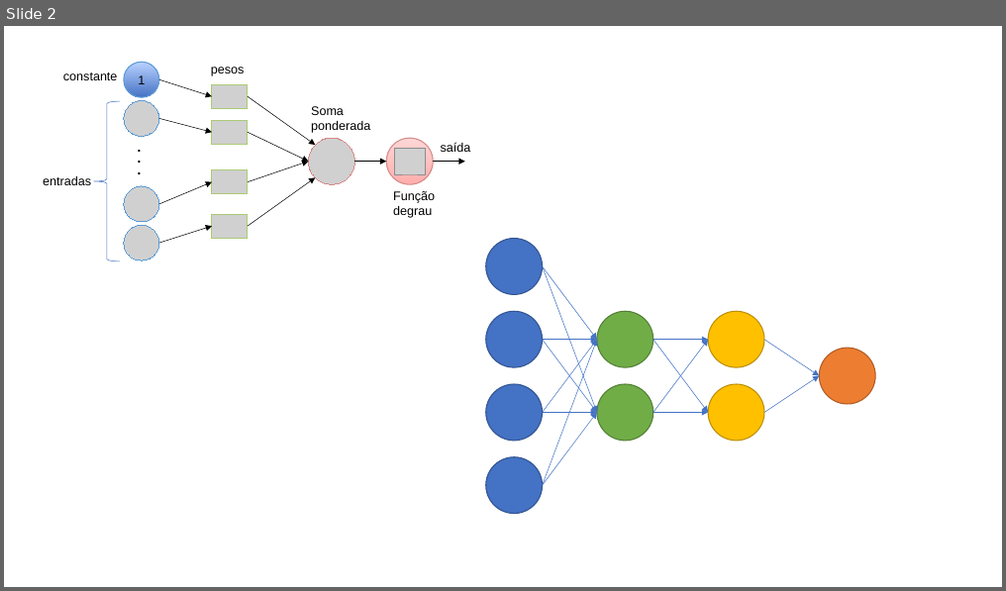
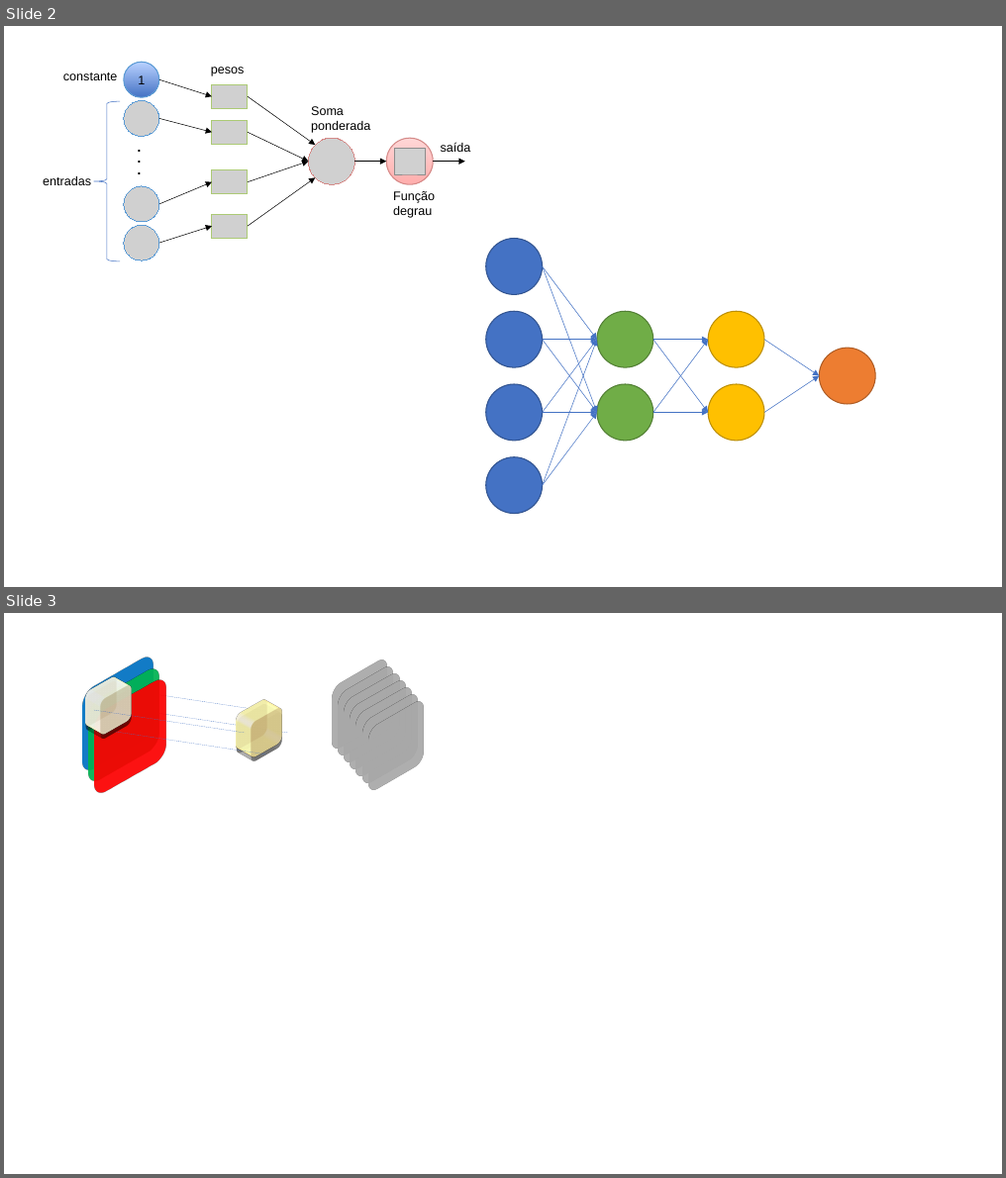
Before and after one commit to fccarvalho2/Deep-Learning, a slide deck: Figuras/Figuras.pptx. Shown one above the other, each under a label of ours: slide 2 before the commit, slides 2 and 3 after it. The pictures are 1006x591 and 1006x1178 pixels, drawn with LibreOffice and Linux fonts; fonts in the diff are those of the drawing; grey boxes stand for pictures. Boxes give left, top, right and bottom in pixels: in the first picture for what was removed or moved away, otherwise in the second. Text is boxed around its words. In the diff, an @@ line names an element or a change of style, - is before the commit and + after.

```diff
--- a/Figuras/Figuras.pptx
+++ b/Figuras/Figuras.pptx
@@ slide 3 added at (4,613,1002,1174), background #FFFFFF @@
@@ rounded rectangle added at (67,663,167,763), fill #0070C0 at 50% opacity, outline #325491 1 pt @@
@@ rounded rectangle added at (74,675,174,774), fill #00B050 at 50% opacity, outline #548235 1 pt @@
@@ rounded rectangle added at (80,686,180,786), fill #FF0000 at 50% opacity, outline #FF0000 1 pt @@
@@ rounded rectangle added at (94,688,138,732), fill #FFF2CC at 50% opacity @@
@@ line added from (116, 688) to (266, 711), #4472C4 0.25 pt dashed @@
@@ line added from (94, 710) to (245, 733), #4472C4 0.25 pt dashed @@
@@ line added from (138, 710) to (288, 733), #4472C4 0.25 pt dashed @@
@@ rounded rectangle added at (245,711,288,755), fill #FFE699 at 50% opacity @@
@@ group added at (321,665,436,784): 7 rounded rectangles @@
@@ line added from (116, 732) to (266, 755), #4472C4 0.25 pt dashed @@
```
Also in this commit, not shown: 2 other files.
